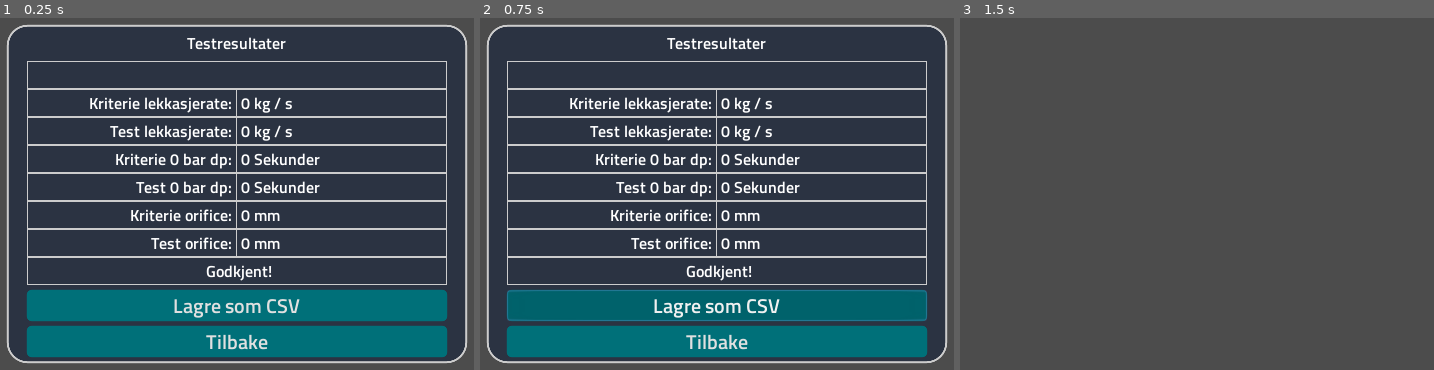
Above: before the commit, frames 1-3 (left to right).
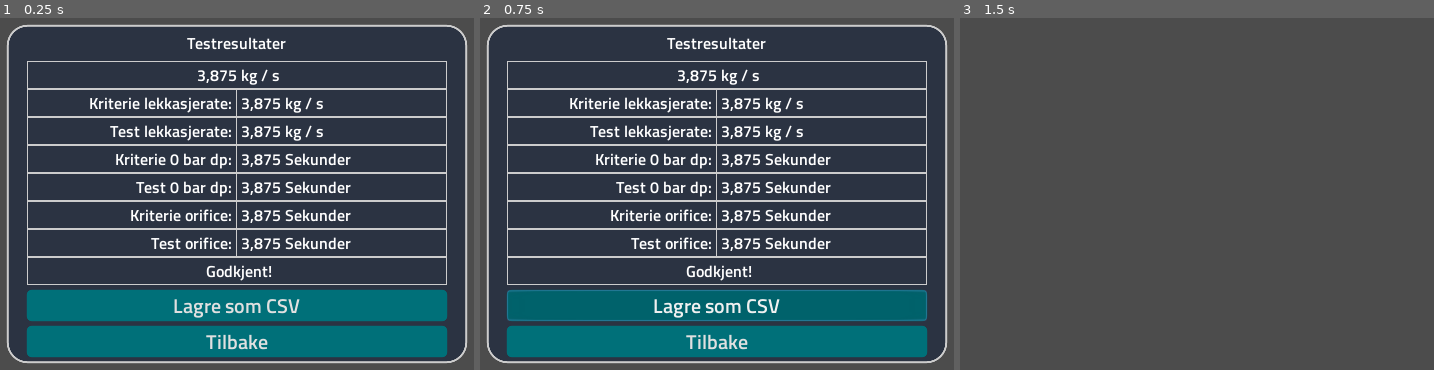
Above: after the commit, the same moments.

Repository: Keroflux/Critical-leak-test
Game: Godot game, scene res://UI/ResultsPage.tscn
The game is run twice, just before and just after one commit, with the same random seed, the same clock (stepped at 60 frames per second) and the same inputs. This scene is started directly instead of the project's main scene.
Inputs:
- Up to frame 1 (0.25 s): no input
- Up to frame 2 (0.75 s): click "Lagre som CSV" at 0.5 s
- Up to frame 3 (1.5 s): click "Tilbake" at 1.25 s

The runs differ from the first frame. In frame 1, 2.4% of the frame differs, in the area x 41-75%, y 14-67%; in frame 2, 2.4%; in frame 3, nothing differs.
Error after the commit: Trying to assign value of type 'Viewport' to a variable of type 'Control'. (res://UI/ResultsPage.gd:16)

Commit message:
Skjekk type for tilbakemelding

Diff:
--- a/Script/Main.gd
+++ b/Script/Main.gd
@@ -274,7 +274,7 @@
 		Z = valve["Z"]
 
 	if valve["type"] == "valve":
-		type = "valve"
+		type = "Valve"
 	else:
 		type = "Check"
 		Di = valve["Di"]
@@ -326,7 +326,7 @@
 	var sec_test := 0.0
 
 	if medie == "Gass" or medie == "Nitrogen":
-		if type == "valve":
+		if type == "Valve":
 			kgs_crit = 0.05
 			crit_orifice = calc_orifice_gas(kgs_crit)
 		else:
@@ -357,6 +357,7 @@
 	a.ori_test = test_orifice
 	a.tag = tag
 	a.result = P2_test
+	a.type = type
 	add_child(a)
 
 
--- a/UI/ResultsPage.gd
+++ b/UI/ResultsPage.gd
@@ -6,9 +6,10 @@
 var sec_test = 0
 var ori_test = 0
 var ori_crit = 0
-var tag = ""
+var tag := ""
+var type := ""
 var result : Array = []
-var parent
+var parent : Control
 
 
 func _ready():
@@ -21,7 +22,7 @@
 	$"%CriteriaOri/Result".text = " " + str(ori_crit) + " mm"
 	$"%TestOri/Result".text = " " + str(ori_test) + " mm"
 
-	if kgs_crit == 0.05:
+	if type == "Valve":
 		if kgs_test >= 0.5:
 			$"%Accepted/Result".text = " Underkjent"
 		elif kgs_test >= 0.05:
@@ -53,8 +54,8 @@
 		JavaScript.download_buffer(csv.to_utf8(), file_name)
 
 	else:
-		var dir = OS.get_system_dir(2)
-		var file = File.new()
+		var dir := OS.get_system_dir(2)
+		var file : File = File.new()
 		file.open(dir + "\\" + file_name, File.WRITE)
 		for i in result.size():
 			if i == 0:
